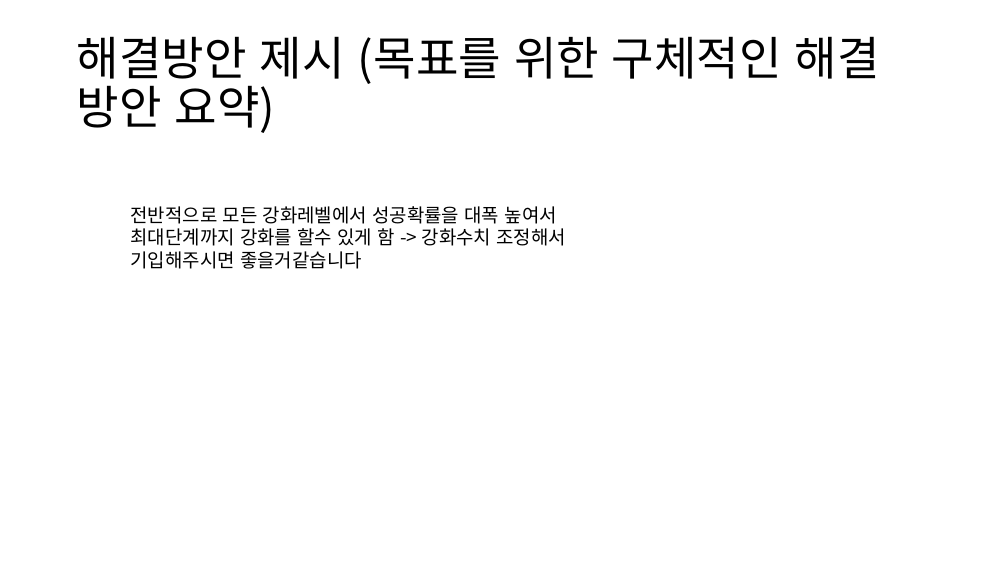
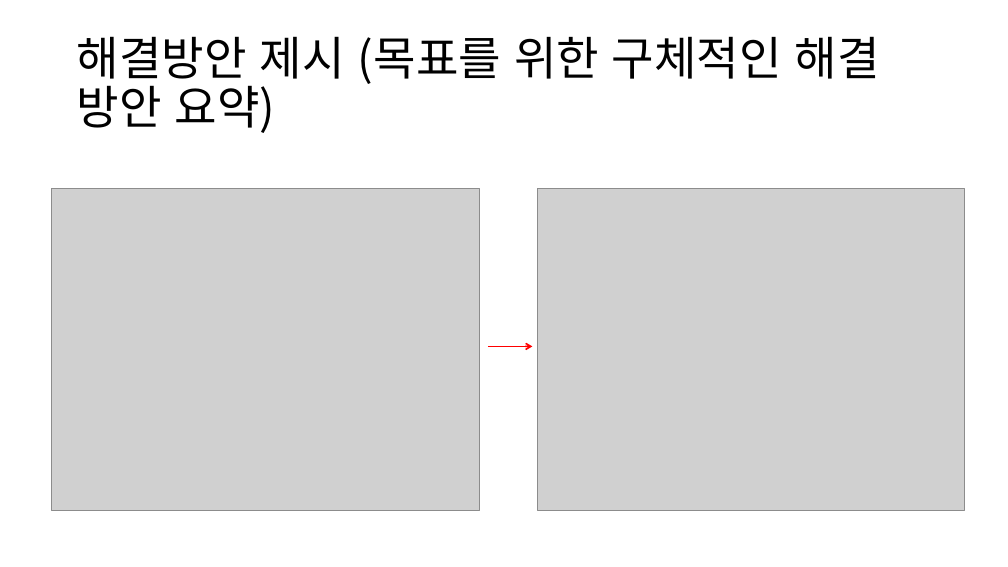
Before and after one commit to yuh2327015/-, a slide deck: slide 10 of Presentation/게임데이터 분석 2조 KPI.pptx (slide 9 before the commit). Drawn at 1008x567 pixels with LibreOffice and Linux fonts; fonts in the diff are those of the drawing; grey boxes stand for pictures. Boxes give left, top, right and bottom in pixels: in the first picture for what was removed or moved away, otherwise in the second. Text is boxed around its words. In the diff, an @@ line names an element or a change of style, - is before the commit and + after.

```diff
--- a/Presentation/게임데이터 분석 2조 KPI.pptx
+++ b/Presentation/게임데이터 분석 2조 KPI.pptx
@@ picture added at (x1=52, y1=188, x2=480, y2=510) @@
@@ text removed at (x1=130, y1=206, x2=566, y2=269) @@
-전반적으로 모든 강화레벨에서 성공확률을 대폭 높여서 최대단계까지 강화를 할수 있게 함 -> 강화수치 조정해서 기입해주시면 좋을거같습니다
@@ picture added at (x1=538, y1=189, x2=965, y2=510) @@
@@ arrow added from (488, 346) to (532, 346), #FF0000 1.5 pt @@
```
Also in this commit, not shown: 2 slides added, 1 other file.
